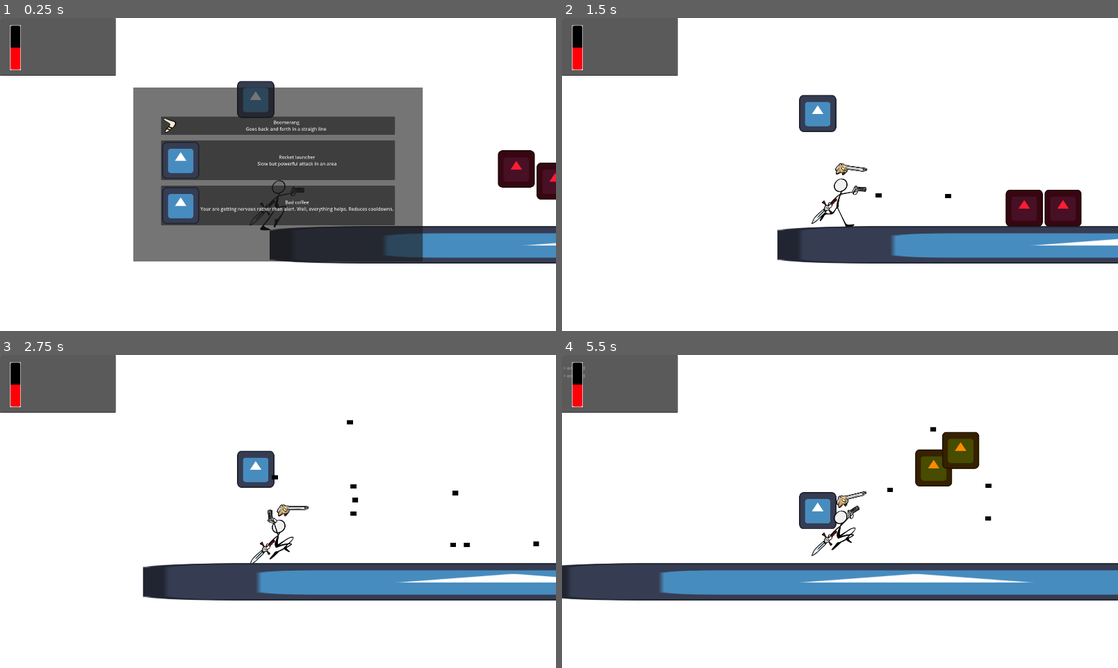
Above: before the commit, frames 1-4 (two rows, left to right).
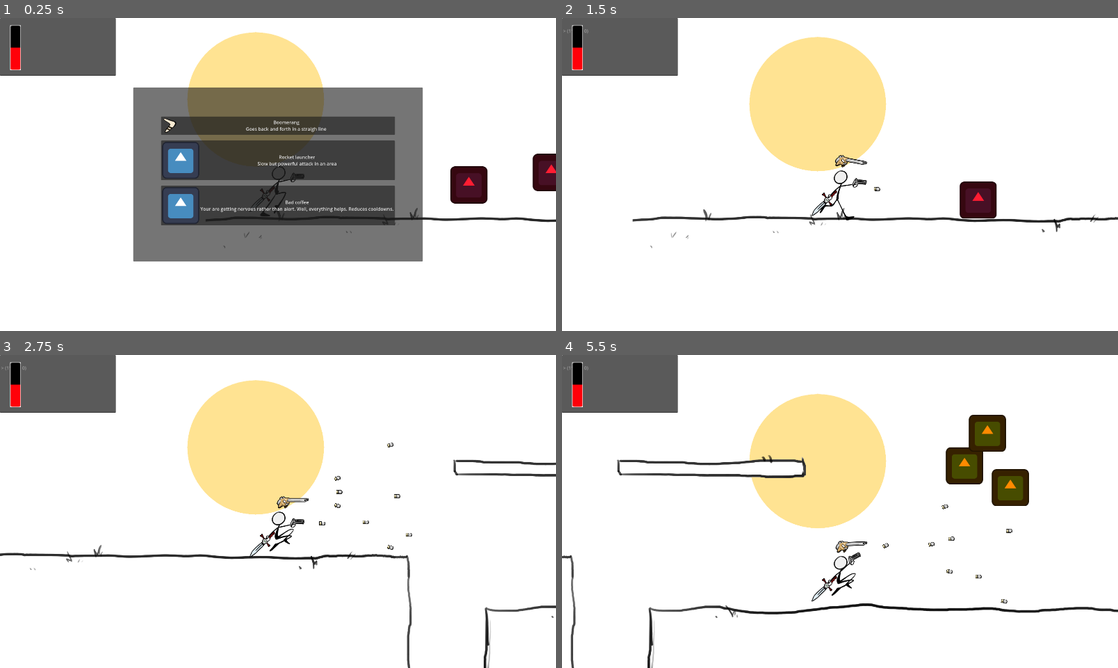
Above: after the commit, the same moments.

Repository: ricargoes/green-dusk
Game: Godot game, scene res://scenes/game.tscn
The game is run twice, just before and just after one commit, with the same random seed, the same clock (stepped at 60 frames per second) and the same inputs. The engine's default icon, where the game draws it, is replaced by a stand-in: a white triangle on a blue panel in a dark square.
Inputs:
- Up to frame 1 (0.25 s): no input
- Up to frame 2 (1.5 s): click "Rocket launcher Slow but powe…" at 0.5 s
- Up to frame 3 (2.75 s): tap Space (jump) at 1.52, 2.27 s
- Up to frame 4 (5.5 s): tap Space (jump) at 3.77, 4.52, 5.27 s

The runs differ from the first frame. In frame 1, 15% of the frame differs, in the area x 33-100%, y 4-79%; in frame 2, 19%; in frame 3, 19%; in frame 4, 24%, in the area x 0-100%, y 3-100%.

Commit message:
terrain loaded precedurally

Diff:
--- a/scenes/bullet.gd
+++ b/scenes/bullet.gd
@@ -22,6 +22,7 @@
 		collision_mask += 1
 
 	velocity = Vector2.from_angle(orientation)*bullet_speed
+	rotation = orientation
 	time_left = BULLET_LIFETIME
 
 func _process(delta: float) -> void:
--- a/scenes/bullet.tscn
+++ b/scenes/bullet.tscn
@@ -1,7 +1,7 @@
 [gd_scene load_steps=4 format=3 uid="uid://cv036x8hk0xcn"]
 
-[ext_resource type="Texture2D" uid="uid://bd5pw0yjs0ft3" path="res://resources/ui/empty_v_bar.png" id="1_aqltn"]
 [ext_resource type="Script" path="res://scenes/bullet.gd" id="1_r0642"]
+[ext_resource type="Texture2D" uid="uid://cx7gpsgymylau" path="res://resources/sprites/projectiles/bullet.png" id="2_8kqim"]
 
 [sub_resource type="RectangleShape2D" id="RectangleShape2D_ysppi"]
 size = Vector2(20, 14)
@@ -12,9 +12,7 @@
 script = ExtResource("1_r0642")
 
 [node name="Sprite2D" type="Sprite2D" parent="."]
-rotation = 1.5708
-scale = Vector2(1, 0.2)
-texture = ExtResource("1_aqltn")
+texture = ExtResource("2_8kqim")
 
 [node name="CollisionShape2D" type="CollisionShape2D" parent="."]
 shape = SubResource("RectangleShape2D_ysppi")
--- a/scenes/enemies/spawner.gd
+++ b/scenes/enemies/spawner.gd
@@ -22,7 +22,6 @@
 	position += velocity*delta
 
 func enable(_by_who = null):
-	OnScreenTerminal.log("enabled")
 	$SpawningCooldown.start(1.0/spawning_frequency)
 	if lifetime > 0:
 		$Lifetime.start(lifetime)
@@ -35,7 +34,7 @@
 
 func spawn():
 	var instance: Node2D = PoolManager.get_instance(spawning_resource)
-	add_child(instance)
+	get_parent().add_child(instance)
 	instance.global_position = global_position
 
 
--- a/scenes/game.gd
+++ b/scenes/game.gd
@@ -4,10 +4,23 @@
 var run_time: float = 300.0
 
 const ANIMATION_BASE_RUNTIME: float = 300.0
+const TERRAINS_SCENES = [
+	preload("res://scenes/terrain/terrain_chunk_1.tscn"),
+	preload("res://scenes/terrain/terrain_chunk_2.tscn"),
+]
+var last_terrain_position := Vector2.ZERO
 
 func _ready() -> void:
 	$SunsetAnimator.speed_scale = ANIMATION_BASE_RUNTIME/run_time
 	$SunsetTime.start(run_time)
+
+func _process(_delta: float) -> void:
+	if $Hero.position > last_terrain_position:
+		var terrain = TERRAINS_SCENES[randi() % TERRAINS_SCENES.size()].instantiate()
+		last_terrain_position += Vector2(6*1920, 0)
+		terrain.position = last_terrain_position
+		$Terrain.add_child(terrain)
+		OnScreenTerminal.log(last_terrain_position)
 
 
 func spawn_bullet(starting_position: Vector2, orientation: float, is_player: bool):
--- a/scenes/game.tscn
+++ b/scenes/game.tscn
@@ -1,15 +1,10 @@
-[gd_scene load_steps=12 format=3 uid="uid://dwl37y77358r2"]
+[gd_scene load_steps=9 format=3 uid="uid://dwl37y77358r2"]
 
 [ext_resource type="PackedScene" uid="uid://f31q7ameb6hm" path="res://scenes/hero.tscn" id="1_2n3he"]
 [ext_resource type="Script" path="res://scenes/game.gd" id="1_17qkh"]
-[ext_resource type="Texture2D" uid="uid://5rou5wm7frds" path="res://resources/icon.svg" id="1_hu7ex"]
-[ext_resource type="PackedScene" uid="uid://bqlyqc1ygoqus" path="res://scenes/enemies/spawner.tscn" id="2_jktu5"]
-[ext_resource type="PackedScene" uid="uid://csfarad5ilhw6" path="res://scenes/enemies/enermy.tscn" id="3_i8n50"]
-[ext_resource type="PackedScene" uid="uid://bu35il1yoex0l" path="res://scenes/activador.tscn" id="3_winff"]
+[ext_resource type="PackedScene" uid="uid://dfg2gs8kx1te8" path="res://scenes/terrain/terrain_chunk_1.tscn" id="2_kfbcc"]
+[ext_resource type="Texture2D" uid="uid://cdq2ghbi8fy0l" path="res://resources/sprites/Environment/Sol.png" id="4_g6on4"]
 [ext_resource type="PackedScene" uid="uid://df4mxycb4gc4m" path="res://scenes/end_screen.tscn" id="5_52ho5"]
-
-[sub_resource type="RectangleShape2D" id="RectangleShape2D_y7e0y"]
-size = Vector2(127.778, 128)
 
 [sub_resource type="Animation" id="Animation_xw7t4"]
 length = 0.001
@@ -74,48 +69,15 @@
 
 [node name="Game" type="Node2D"]
 script = ExtResource("1_17qkh")
-run_time = 10.0
+run_time = 30.0
 
-[node name="Spawners" type="Node2D" parent="."]
+[node name="Terrain" type="Node2D" parent="."]
 
-[node name="Spawner" parent="Spawners" node_paths=PackedStringArray("destination", "activator") instance=ExtResource("2_jktu5")]
-position = Vector2(2101, 500)
-spawning_frequency = 3.0
-lifetime = 2.0
-destination = NodePath("../../Helpers/Marker2D")
-activator = NodePath("../../Helpers/Activator")
-
-[node name="Helpers" type="Node2D" parent="."]
-
-[node name="Marker2D" type="Marker2D" parent="Helpers"]
-position = Vector2(1500, 200)
-
-[node name="Activator" parent="Helpers" instance=ExtResource("3_winff")]
-position = Vector2(964, 465)
-
-[node name="Enermies" type="Node2D" parent="."]
-
-[node name="Enermy" parent="Enermies" instance=ExtResource("3_i8n50")]
-position = Vector2(1073, 521)
-
-[node name="Enermy2" parent="Enermies" instance=ExtResource("3_i8n50")]
-position = Vector2(1207, 563)
+[node name="TerrainChunk1" parent="Terrain" instance=ExtResource("2_kfbcc")]
 
 [node name="Hero" parent="." instance=ExtResource("1_2n3he")]
-position = Vector2(250, 641)
-
-[node name="StaticBody2D" type="StaticBody2D" parent="."]
-position = Vector2(1500, 783)
-scale = Vector2(20, 1)
-collision_layer = 4
-collision_mask = 3
-metadata/_edit_group_ = true
-
-[node name="Sprite2D" type="Sprite2D" parent="StaticBody2D"]
-texture = ExtResource("1_hu7ex")
-
-[node name="CollisionShape2D" type="CollisionShape2D" parent="StaticBody2D"]
-shape = SubResource("RectangleShape2D_y7e0y")
+position = Vector2(250, 593)
+player_speed = 500
 
 [node name="Bullets" type="Node2D" parent="."]
 
@@ -133,7 +95,7 @@
 
 [node name="Sun" type="Sprite2D" parent="ParallaxBackground/Infinity"]
 position = Vector2(883, 281)
-texture = ExtResource("1_hu7ex")
+texture = ExtResource("4_g6on4")
 
 [node name="CanvasLayer" type="CanvasLayer" parent="."]
 
@@ -151,7 +113,5 @@
 
 [node name="SunsetTime" type="Timer" parent="."]
 
-[connection signal="defeated" from="Enermies/Enermy" to="Hero" method="_on_enermy_defeated"]
-[connection signal="defeated" from="Enermies/Enermy2" to="Hero" method="_on_enermy_defeated"]
 [connection signal="died" from="Hero" to="." method="lose"]
 [connection signal="timeout" from="SunsetTime" to="." method="win"]
--- a/scenes/hero.gd
+++ b/scenes/hero.gd
@@ -8,7 +8,7 @@
 @export
 var shooting_cooldown: float = 0.3
 @export
-var arm_rotation_speed: float = 2*PI
+var arm_rotation_speed: float = 4*PI
 
 @export
 var max_life_points: int = 50
@@ -34,11 +34,11 @@
 func _ready() -> void:
 	$ShootingCooldown.wait_time = shooting_cooldown
 	life_points = max_life_points/2.0
-	velocity.x = player_speed
 	$UI.sync_life(life_points, max_life_points)
 	level_up()
 
 func _process(delta: float) -> void:
+	velocity.x = player_speed
 	if is_on_floor():
 		$Body.animation = "run"
 		$Legs.animation = "run"
@@ -63,8 +63,9 @@
 
 	if pistol_target == null or pistol_target.dead:
 		select_target()
-	var where = pistol_target.global_position if pistol_target != null else Vector2.RIGHT
-	aim_to(where, delta)
+
+	var target_orientation = $ShoulderPivot.global_position.angle_to_point(pistol_target.global_position) if pistol_target != null else 0
+	aim_to(target_orientation, delta)
 
 func hurt(damage: float):
 	if randi() % 100 <= evasion:
@@ -89,8 +90,7 @@
 		if (enemy.global_position - global_position).length() < pistol_range:
 			pistol_target = enemy
 
-func aim_to(location: Vector2, delta: float):
-	var target_orientation = $ShoulderPivot.global_position.angle_to_point(location)
+func aim_to(target_orientation: float, delta: float):
 	var rotation_strength = fmod(target_orientation-$ShoulderPivot.rotation, PI)/PI
 	$ShoulderPivot.rotation += rotation_strength*arm_rotation_speed*delta
 
--- /dev/null
+++ b/scenes/terrain/terrain_chunk_1.tscn
@@ -0,0 +1,104 @@
+[gd_scene load_steps=12 format=3 uid="uid://dfg2gs8kx1te8"]
+
+[ext_resource type="PackedScene" uid="uid://ccld1bpjx1tau" path="res://scenes/terrain/terrain_chunk_base.tscn" id="1_vs7ef"]
+[ext_resource type="PackedScene" uid="uid://csfarad5ilhw6" path="res://scenes/enemies/enermy.tscn" id="2_5ghyk"]
+[ext_resource type="PackedScene" uid="uid://bqlyqc1ygoqus" path="res://scenes/enemies/spawner.tscn" id="3_eakqu"]
+[ext_resource type="PackedScene" uid="uid://bu35il1yoex0l" path="res://scenes/activador.tscn" id="4_jtunb"]
+
+[sub_resource type="RectangleShape2D" id="RectangleShape2D_8syfu"]
+size = Vector2(1791, 391)
+
+[sub_resource type="RectangleShape2D" id="RectangleShape2D_126an"]
+size = Vector2(1830.5, 205)
+
+[sub_resource type="RectangleShape2D" id="RectangleShape2D_ujcj7"]
+size = Vector2(1168.5, 548.25)
+
+[sub_resource type="RectangleShape2D" id="RectangleShape2D_t1bhk"]
+size = Vector2(1330, 395)
+
+[sub_resource type="RectangleShape2D" id="RectangleShape2D_epfme"]
+size = Vector2(2417, 184)
+
+[sub_resource type="RectangleShape2D" id="RectangleShape2D_lqghx"]
+size = Vector2(635, 49)
+
+[sub_resource type="RectangleShape2D" id="RectangleShape2D_n4668"]
+size = Vector2(1054.5, 49.5)
+
+[node name="TerrainChunk1" instance=ExtResource("1_vs7ef")]
+
+[node name="Sprite2D" parent="." index="0"]
+metadata/_edit_lock_ = true
+
+[node name="Enemies" parent="." index="1"]
+metadata/_edit_lock_ = true
+
+[node name="Enermy" parent="Enemies" index="0" instance=ExtResource("2_5ghyk")]
+position = Vector2(909, 576)
+
+[node name="Enermy2" parent="Enemies" index="1" instance=ExtResource("2_5ghyk")]
+position = Vector2(1194, 533)
+
+[node name="Spawner1" parent="Enemies" index="2" node_paths=PackedStringArray("destination", "activator") instance=ExtResource("3_eakqu")]
+position = Vector2(3575, 81)
+spawning_frequency = 4.0
+destination = NodePath("../../Helpers/Dest1")
+activator = NodePath("../../Helpers/Activator")
+
+[node name="Spawner2" parent="Enemies" index="3" node_paths=PackedStringArray("destination", "activator") instance=ExtResource("3_eakqu")]
+position = Vector2(4326, 327)
+spawning_resource = 1
+spawning_frequency = 4.0
+destination = NodePath("../../Helpers/Dest2")
+activator = NodePath("../../Helpers/Activator")
+
+[node name="Helpers" parent="." index="2"]
+metadata/_edit_lock_ = true
+
+[node name="Dest1" type="Marker2D" parent="Helpers" index="0"]
+position = Vector2(3594, 795)
+
+[node name="Dest2" type="Marker2D" parent="Helpers" index="1"]
+position = Vector2(5327, 311)
+
+[node name="Activator" parent="Helpers" index="2" instance=ExtResource("4_jtunb")]
+position = Vector2(1834, 428)
+
+[node name="Hitboxes" parent="." index="3"]
+metadata/_edit_lock_ = true
+
+[node name="CollisionShape2D" type="CollisionShape2D" parent="Hitboxes" index="0"]
+position = Vector2(900, 887)
+shape = SubResource("RectangleShape2D_8syfu")
+
+[node name="CollisionShape2D2" type="CollisionShape2D" parent="Hitboxes" index="1"]
+position = Vector2(2979.75, 978.5)
+shape = SubResource("RectangleShape2D_126an")
+
+[node name="CollisionShape2D3" type="CollisionShape2D" parent="Hitboxes" index="2"]
+position = Vector2(4817.5, 816.25)
+shape = SubResource("RectangleShape2D_ujcj7")
+
+[node name="CollisionShape2D4" type="CollisionShape2D" parent="Hitboxes" index="3"]
+position = Vector2(6069, 892.5)
+shape = SubResource("RectangleShape2D_t1bhk")
+
+[node name="CollisionShape2D5" type="CollisionShape2D" parent="Hitboxes" index="4"]
+position = Vector2(8371.5, 790)
+shape = SubResource("RectangleShape2D_epfme")
+
+[node name="CollisionShape2D6" type="CollisionShape2D" parent="Hitboxes" index="5"]
+position = Vector2(6114, 393.5)
+shape = SubResource("RectangleShape2D_lqghx")
+
+[node name="CollisionShape2D8" type="CollisionShape2D" parent="Hitboxes" index="6"]
+position = Vector2(2273.5, 391.5)
+shape = SubResource("RectangleShape2D_lqghx")
+
+[node name="CollisionShape2D7" type="CollisionShape2D" parent="Hitboxes" index="7"]
+position = Vector2(9566.75, 403.25)
+shape = SubResource("RectangleShape2D_n4668")
+
+[node name="CollisionPolygon2D" type="CollisionPolygon2D" parent="Hitboxes" index="8"]
+polygon = PackedVector2Array(9841, 883, 10584, 863, 10908, 775, 11298, 708, 11527, 698, 11527, 1051, 9841, 1054)
--- /dev/null
+++ b/scenes/terrain/terrain_chunk_2.tscn
@@ -0,0 +1,44 @@
+[gd_scene load_steps=8 format=3 uid="uid://mtv0lqcpemh8"]
+
+[ext_resource type="PackedScene" uid="uid://ccld1bpjx1tau" path="res://scenes/terrain/terrain_chunk_base.tscn" id="1_5ax3c"]
+[ext_resource type="Texture2D" uid="uid://cb66ovpwm0xol" path="res://resources/sprites/Environment/Floor/chunk2Floor.png" id="2_ae2gx"]
+[ext_resource type="PackedScene" uid="uid://biq6mnefrwx4" path="res://scenes/enemies/flying_enemy.tscn" id="3_2fiq6"]
+[ext_resource type="PackedScene" uid="uid://bqlyqc1ygoqus" path="res://scenes/enemies/spawner.tscn" id="4_if8s2"]
+[ext_resource type="PackedScene" uid="uid://bu35il1yoex0l" path="res://scenes/activador.tscn" id="5_k5kdl"]
+
+[sub_resource type="RectangleShape2D" id="RectangleShape2D_yhndd"]
+size = Vector2(1829.5, 189)
+
+[sub_resource type="RectangleShape2D" id="RectangleShape2D_cnuek"]
+size = Vector2(713, 46)
+
+[node name="TerrainChunkBase" instance=ExtResource("1_5ax3c")]
+
+[node name="Sprite2D" parent="." index="0"]
+texture = ExtResource("2_ae2gx")
+
+[node name="FlyingEnemy" parent="Enemies" index="0" instance=ExtResource("3_2fiq6")]
+position = Vector2(2172, 309)
+
+[node name="Spawner" parent="Enemies" index="1" node_paths=PackedStringArray("destination", "activator") instance=ExtResource("4_if8s2")]
+position = Vector2(2637, 512)
+spawning_resource = 1
+destination = NodePath("../../Helpers/Marker2D")
+activator = NodePath("../../Helpers/Activator")
+
+[node name="Marker2D" type="Marker2D" parent="Helpers" index="0"]
+position = Vector2(4224, 484)
+
+[node name="Activator" parent="Helpers" index="1" instance=ExtResource("5_k5kdl")]
+position = Vector2(1440, 579)
+
+[node name="CollisionShape2D" type="CollisionShape2D" parent="Hitboxes" index="0"]
+position = Vector2(3434.25, 785.5)
+shape = SubResource("RectangleShape2D_yhndd")
+
+[node name="CollisionShape2D2" type="CollisionShape2D" parent="Hitboxes" index="1"]
+position = Vector2(1961.5, 562)
+shape = SubResource("RectangleShape2D_cnuek")
+
+[node name="CollisionPolygon2D" type="CollisionPolygon2D" parent="Hitboxes" index="2"]
+polygon = PackedVector2Array(1, 694, 239, 712, 549, 771, 924, 865, 1252, 856, 1501, 887, 1680, 885, 1678, 1074, -1, 1083)
--- /dev/null
+++ b/scenes/terrain/terrain_chunk_base.tscn
@@ -0,0 +1,17 @@
+[gd_scene load_steps=2 format=3 uid="uid://ccld1bpjx1tau"]
+
+[ext_resource type="Texture2D" uid="uid://b8l4d6fjg3w3r" path="res://resources/sprites/Environment/Floor/chunk1Floor.png" id="1_403ec"]
+
+[node name="TerrainChunkBase" type="Node2D"]
+
+[node name="Sprite2D" type="Sprite2D" parent="."]
+texture = ExtResource("1_403ec")
+offset = Vector2(5760, 540)
+
+[node name="Enemies" type="Node2D" parent="."]
+
+[node name="Helpers" type="Node2D" parent="."]
+
+[node name="Hitboxes" type="StaticBody2D" parent="."]
+collision_layer = 4
+collision_mask = 7
Not shown, added: resources/sprites/Environment/Floor/chunk1Floor.png.import
Not shown, added: resources/sprites/Environment/Floor/chunk2Floor.png.import
Not shown, added: resources/sprites/Environment/Floor/chunk3Floor.png.import
Not shown, added: resources/sprites/Environment/Floor/chunk4Floor.png.import
Not shown, added: resources/sprites/Environment/Sol.png.import
Not shown, added: resources/sprites/enemies/baseEnemy1.png.import
Not shown, added: resources/sprites/enemies/baseEnemy2.png.import
Not shown, added: resources/sprites/enemies/baseEnemyDist1.png.import
Not shown, added: resources/sprites/enemies/baseEnemyDist2.png.import
Not shown, added: resources/sprites/enemies/volador1.png.import
Not shown, added: resources/sprites/enemies/volador2.png.import
Not shown, added: resources/sprites/projectiles/antiaereo.png.import
(and 5 more such lines)
